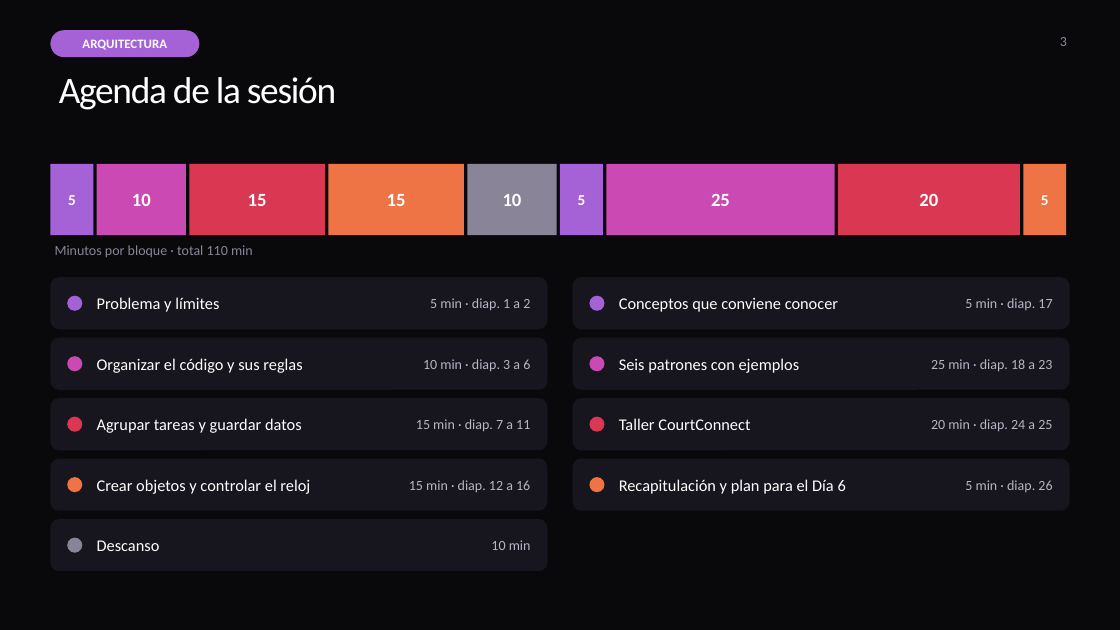
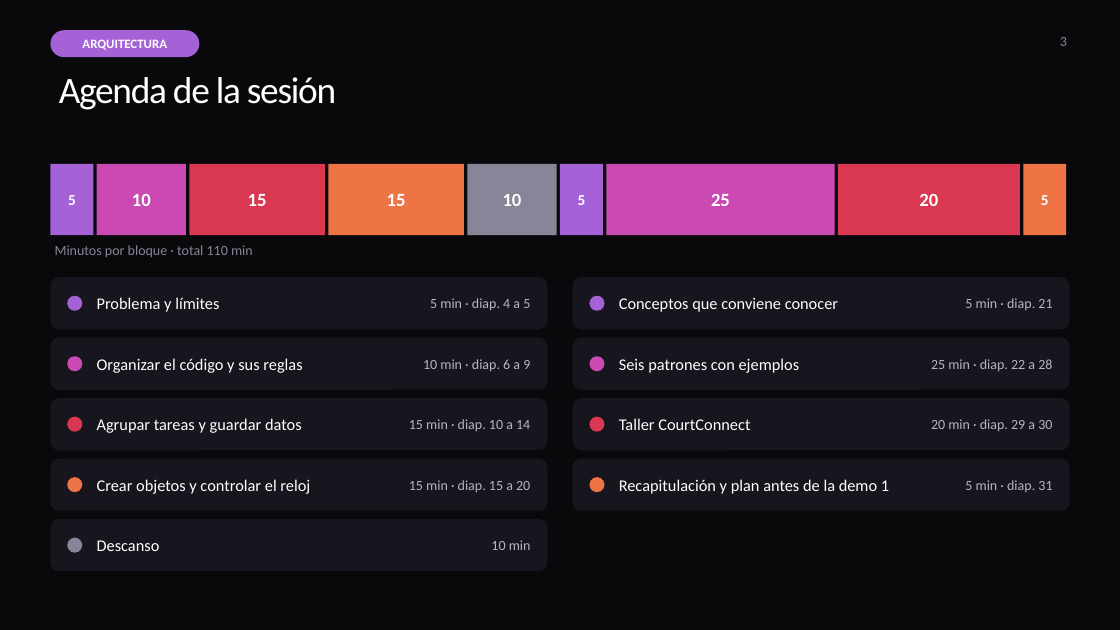
Before and after one commit to ybenzina/formacion-dotnet-junior, a slide deck: slide 3 of docs/masterclasses/masterclass-architecture.pptx. Drawn at 1120x630 pixels with LibreOffice and Linux fonts; fonts in the diff are those of the drawing. Boxes give left, top, right and bottom in pixels: in the first picture for what was removed or moved away, otherwise in the second. Text is boxed around its words. In the diff, an @@ line names an element or a change of style, - is before the commit and + after.

```diff
--- a/docs/masterclasses/masterclass-architecture.pptx
+++ b/docs/masterclasses/masterclass-architecture.pptx
@@ text at bbox=[430, 298, 530, 311]: text changed @@
-5 min · diap. 1 a 2
+5 min · diap. 4 a 5
@@ text at bbox=[965, 298, 1052, 310]: text changed @@
-5 min · diap. 17
+5 min · diap. 21
@@ text at bbox=[423, 359, 530, 372]: text changed @@
-10 min · diap. 3 a 6
+10 min · diap. 6 a 9
@@ text at bbox=[931, 359, 1052, 372]: text changed @@
-25 min · diap. 18 a 23
+25 min · diap. 22 a 28
@@ text at bbox=[409, 419, 530, 431]: text changed @@
-15 min · diap. 7 a 11
+15 min · diap. 10 a 14
@@ text at bbox=[931, 419, 1052, 432]: text changed @@
-20 min · diap. 24 a 25
+20 min · diap. 29 a 30
@@ text at bbox=[619, 479, 889, 494]: text changed @@
-Recapitulación y plan para el Día 6
+Recapitulación y plan antes de la demo 1
@@ text at bbox=[409, 480, 530, 492]: text changed @@
-15 min · diap. 12 a 16
+15 min · diap. 15 a 20
@@ text at bbox=[965, 480, 1052, 492]: text changed @@
-5 min · diap. 26
+5 min · diap. 31
```
Also in this commit, not shown: 3 other slides changed, 8 other files.
